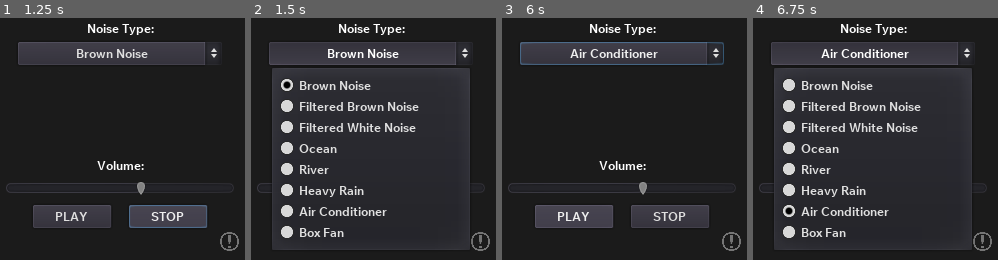
Above: before the commit, frames 1-4 (left to right).
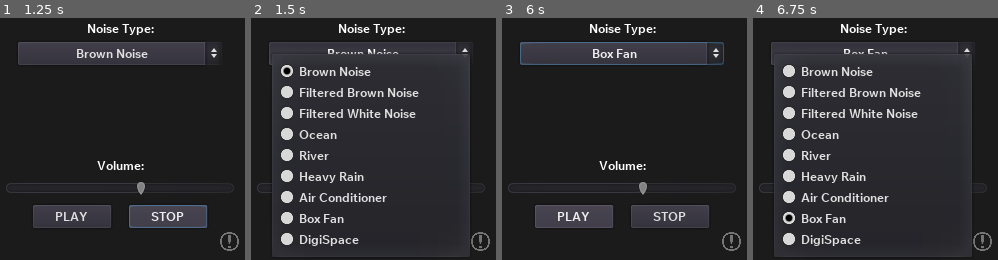
Above: after the commit, the same moments.

Repository: stixc/staticnoizer
Game: Godot game, scene res://app.tscn
Same seed, same stepped clock (60 frames per second), same inputs: the game is played once before the commit and once after it.
Inputs (mouse positions are in pixels of both pictures, inside the frame that each line leads up to):
- Up to frame 1 (1.25 s): click "STOP" at 0.5 s
- Up to frame 2 (1.5 s): click "Brown Noise" at 1.25 s
- Up to frame 3 (6 s): click (732, 243) at 2 s; click "PLAY" at 2.75 s; click "PLAY" at 3.5 s; click "STOP" at 4.25 s; click "Brown Noise" at 5 s; click "PLAY" at 5.75 s
- Up to frame 4 (6.75 s): click "Air Conditioner" (after the commit: "Box Fan") at 6.5 s

Frame 1 is identical in both runs. In frame 2, 14% of the frame differs, in the area x 8-90%, y 14-99%; in frame 3, 0.8%; in frame 4, 15%, in the area x 8-90%, y 12-99%.

Commit message:
Preview images added en route for something

Diff:
--- a/app.gd
+++ b/app.gd
@@ -1,148 +1,49 @@
 extends Control
 
-# 0 = Brown Noise
-# 1 = Filt. Brown Noise
-# 2 = Filt. White Noise
-# 3 = Ocean
-# 4 = River
-# 5 = Heavy Rain
-# 6 = Air Conditioner
-# 7 = Box Fan
+const NOISE_BROWN = 0
+const NOISE_FILTERED_BROWN = 1
+const NOISE_FILTERED_WHITE = 2
+const NOISE_OCEAN = 3
+const NOISE_RIVER = 4
+const NOISE_HEAVY_RAIN = 5
+const NOISE_AIR_CONDITIONER = 6
+const NOISE_BOX_FAN = 7
+const NOISE_DIGISPACE = 8
 
-var NoiseType # what noise has been set
-onready var dropdown = $OptionButton # the dropdown menu
+var selected_noise = NOISE_BROWN
+onready var dropdown: OptionButton = $OptionButton
+var audio_nodes: Array = []
 
 func _ready() -> void:
-	NoiseType = 0
+	for i in range(get_child_count()):
+		var child = get_child(i)
+		if child is AudioStreamPlayer:
+			audio_nodes.append(child)
+
 	change_sound()
 
-func _process(delta):
-	pass
-
-# TODO: HOLY THIS CODE SUCKS - EFFICIENCY NOW
-# I need to figure out how to make it so that it's a set variable
-# or something along the lines of that instead of just YandreDev-ing it
-# and just having long stupid lines like what you are about to witness:
-
-func change_sound():
-	if NoiseType == 0:
-		$StaticBrown.play()
-	elif NoiseType == 1:
-		$StaticBrownFilt.play()
-	elif NoiseType == 2:
-		$StaticFilt.play()
-	elif NoiseType == 3:
-		$Ocean.play()
-	elif NoiseType == 4:
-		$River.play()
-	elif NoiseType == 5:
-		$Rain.play()
-	elif NoiseType == 6:
-		$AirCon.play()
-	elif NoiseType == 7:
-		$BoxFan.play()
-
-func _on_OptionButton_item_selected(index):
-	var selc = index
-
-	if selc == 0:
-		NoiseType = 0
-		change_sound()
-		$StaticBrownFilt.stop()
-		$StaticFilt.stop()
-		$Ocean.stop()
-		$Rain.stop()
-		$River.stop()
-		$AirCon.stop()
-		$BoxFan.stop()
-	elif selc == 1:
-		NoiseType = 1
-		change_sound()
-		$StaticBrown.stop()
-		$StaticFilt.stop()
-		$Ocean.stop()
-		$Rain.stop()
-		$River.stop()
-		$AirCon.stop()
-		$BoxFan.stop()
-	elif selc == 2:
-		NoiseType = 2
-		change_sound()
-		$StaticBrown.stop()
-		$StaticBrownFilt.stop()
-		$Ocean.stop()
-		$Rain.stop()
-		$River.stop()
-		$AirCon.stop()
-		$BoxFan.stop()
-	elif selc == 3:			# ocean
-		NoiseType = 3
-		change_sound()
-		$StaticFilt.stop()
-		$StaticBrown.stop()
-		$StaticBrownFilt.stop()
-		$Rain.stop()
-		$River.stop()
-		$AirCon.stop()
-		$BoxFan.stop()
-	elif selc == 4:			# river
-		NoiseType = 4
-		change_sound()
-		$StaticFilt.stop()
-		$StaticBrown.stop()
-		$StaticBrownFilt.stop()
-		$Rain.stop()
-		$Ocean.stop()
-		$AirCon.stop()
-		$BoxFan.stop()
-	elif selc == 5:			# rain
-		NoiseType = 5
-		change_sound()
-		$StaticFilt.stop()
-		$StaticBrown.stop()
-		$StaticBrownFilt.stop()
-		$Ocean.stop()
-		$River.stop()
-		$AirCon.stop()
-		$BoxFan.stop()
-	elif selc == 6:
-		NoiseType = 6
-		change_sound()
-		$StaticFilt.stop()
-		$StaticBrown.stop()
-		$StaticBrownFilt.stop()
-		$Ocean.stop()
-		$River.stop()
-		$Rain.stop()
-		$BoxFan.stop()
-	elif selc == 7:
-		NoiseType = 7
-		change_sound()
-		$StaticFilt.stop()
-		$StaticBrown.stop()
-		$StaticBrownFilt.stop()
-		$Ocean.stop()
-		$River.stop()
-		$Rain.stop()
-		$AirCon.stop()
-
-
-func _on_Stop_button_up():
-	$StaticBrown.stop()
-	$StaticBrownFilt.stop()
-	$StaticFilt.stop()
-	$Ocean.stop()
-	$Rain.stop()
-	$River.stop()
-	$AirCon.stop()
-	$BoxFan.stop()
-
-func _on_Play_button_up():
+func _on_OptionButton_item_selected(index: int) -> void:
+	selected_noise = index
 	change_sound()
 
+func change_sound() -> void:
+	stop_all_sounds()
 
-func _on_AboutButton_pressed():
+	if selected_noise < audio_nodes.size():
+		audio_nodes[selected_noise].play()
+
+func stop_all_sounds() -> void:
+	for node in audio_nodes:
+		node.stop()
+
+func _on_Stop_button_up() -> void:
+	stop_all_sounds()
+
+func _on_Play_button_up() -> void:
+	change_sound()
+
+func _on_AboutButton_pressed() -> void:
 	$about_box.show()
 
-func _on_CloseAboutButton_pressed():
+func _on_CloseAboutButton_pressed() -> void:
 	$about_box.hide()
--- a/app.tscn
+++ b/app.tscn
@@ -25,6 +25,8 @@
 anchor_bottom = 1.0
 script = ExtResource( 1 )
 
+[node name="Image" type="Sprite" parent="."]
+
 [node name="BG" type="ColorRect" parent="."]
 anchor_right = 1.0
 anchor_bottom = 1.0
@@ -93,7 +95,7 @@
 text = "Brown Noise"
 align = 1
 icon_align = 1
-items = [ "Brown Noise", null, false, 0, null, "Filtered Bro …(209 unchanged characters)… 6, null, "Box Fan", null, false, 7, null ]
+items = [ "Brown Noise", null, false, 0, null, "Filtered Bro …(209 unchanged characters)… 6, null, "Box Fan", null, false, 7, null, "DigiSpace", null, false, 8, null ]
 selected = 0
 
 [node name="StaticBrownFilt" type="AudioStreamPlayer" parent="."]
@@ -128,6 +130,9 @@
 
 [node name="BoxFan" type="AudioStreamPlayer" parent="."]
 stream = ExtResource( 12 )
+bus = "Noises"
+
+[node name="DigiSpace" type="AudioStreamPlayer" parent="."]
 bus = "Noises"
 
 [node name="HSlider" type="HSlider" parent="."]
@@ -193,7 +198,7 @@
 margin_right = 244.0
 margin_bottom = 49.0
 theme = ExtResource( 2 )
-text = "StaticNoizer - v1.6
+text = "StaticNoizer - v1.7
 Created by stixc (contact@stixc.lol)"
 
 [node name="AppInfo2" type="Label" parent="about_box"]
--- /dev/null
+++ b/app_ex.gd
@@ -0,0 +1 @@
+# STOP
Binary file added: images/aircon.png
Binary file added: images/boxfan.png
Binary file added: images/heavy_rain.png
Not shown, added: images/image_credits.txt
Binary file added: images/ocean.png
Binary file added: images/river.png
Binary file added: images/static_brown.png
Binary file added: images/static_brown_filt.png
Binary file added: images/static_white_filt.png
Binary file added: images/stop.png
Binary file added: images/template.png
Not shown, changed: README.md
